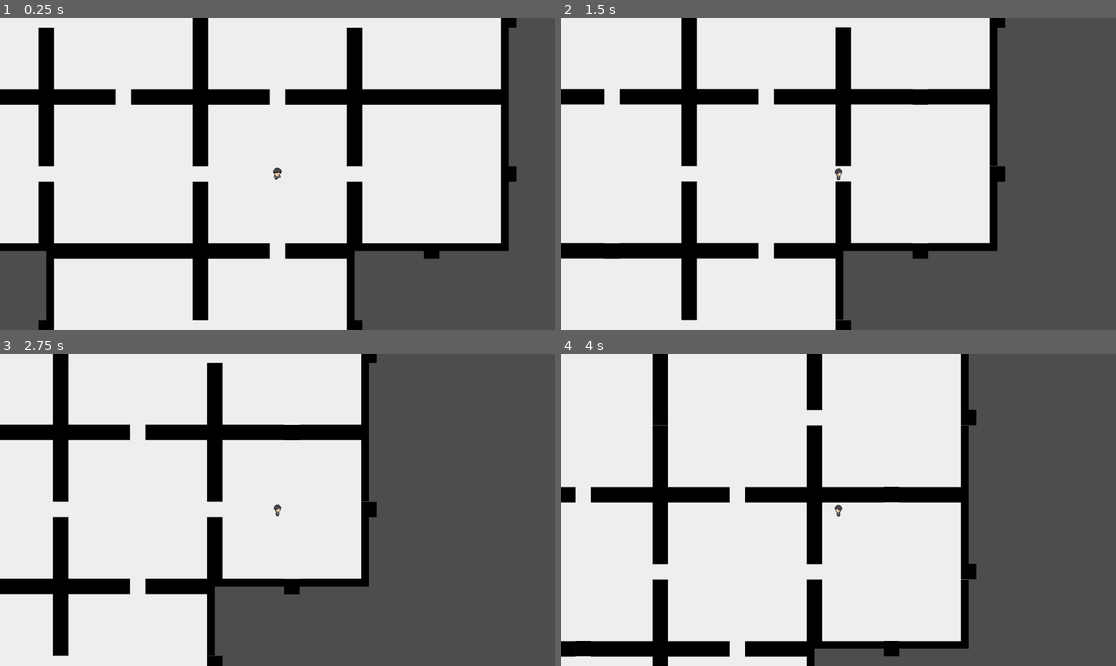
Above: before the commit, frames 1-4 (two rows, left to right).
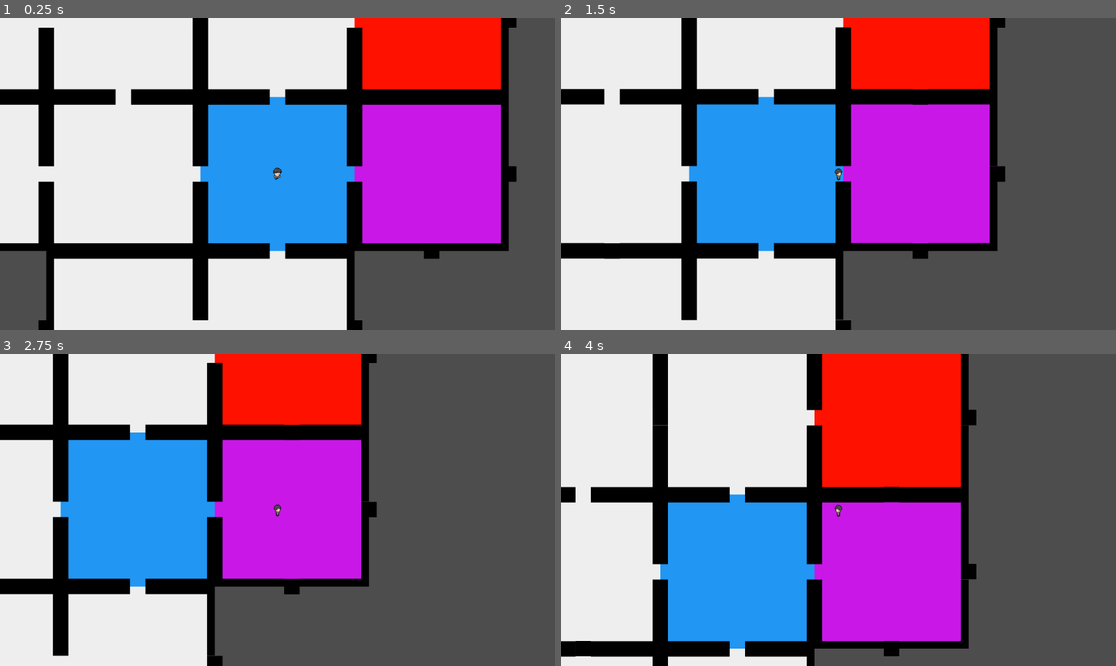
Above: after the commit, the same moments.

Repository: ruibli/Symphony-of-Sin
Game: Godot game, scene res://sos.tscn
Same seed, same stepped clock (60 frames per second), same inputs: the game is played once before the commit and once after it.
Inputs:
- Up to frame 1 (0.25 s): no input
- Up to frame 2 (1.5 s): tap Enter at 0.5 s; hold D (move_right) 0.53-1.28 s; hold Space (attack) 0.53-1.28 s; hold S (move_down) from 1.28 s (still down); tap Space (attack) at 1.35 s
- Up to frame 3 (2.75 s): tap Space (attack) at 2 s; release S (move_down) at 2.03 s; hold D (move_right) from 2.03 s (still down); hold Space (attack) from 2.03 s (still down)
- Up to frame 4 (4 s): release D (move_right) at 2.78 s; release Space (attack) at 2.78 s; hold W (move_up) 2.78-3.53 s; tap Space (attack) at 2.85 s; hold A (move_left) from 3.53 s (still down); hold Space (attack) from 3.53 s (still down)

The runs differ from the first frame. In frame 1, 29% of the frame differs, in the area x 36-91%, y 0-75%; in frame 2, 29%; in frame 3, 28%; in frame 4, 34%, in the area x 17-74%, y 0-95%.

Commit message:
room colors and spawn point

Diff:
--- /dev/null
+++ b/assets/levels/floor.gd
@@ -0,0 +1,18 @@
+extends StaticBody2D
+
+var type = "enemy"
+
+func _ready():
+	if type == "boss":
+		$floor.texture = load("res://assets/levels/castle/castle_boss.png")
+	elif type == "spawn":
+		$floor.texture = load("res://assets/levels/castle/castle_spawn.png")
+	elif type == "lore":
+		$floor.texture = load("res://assets/levels/castle/castle_lore.png")
+	elif type == "shop":
+		$floor.texture = load("res://assets/levels/castle/castle_shop.png")
+	else:
+		$floor.texture = load("res://assets/levels/castle/castle_floor.png")
+
+func _process(_delta):
+	pass
--- a/assets/levels/floor.tscn
+++ b/assets/levels/floor.tscn
@@ -1,8 +1,10 @@
-[gd_scene load_steps=2 format=3 uid="uid://bo02l0cij368f"]
+[gd_scene load_steps=3 format=3 uid="uid://bo02l0cij368f"]
 
 [ext_resource type="Texture2D" uid="uid://dokey8y0d6qst" path="res://assets/levels/castle/castle_floor.png" id="1_dn6k0"]
+[ext_resource type="Script" path="res://assets/levels/floor.gd" id="1_q5gtc"]
 
 [node name="floor" type="StaticBody2D"]
+script = ExtResource("1_q5gtc")
 
-[node name="Sprite2D" type="Sprite2D" parent="."]
+[node name="floor" type="Sprite2D" parent="."]
 texture = ExtResource("1_dn6k0")
--- a/assets/levels/generator.gd
+++ b/assets/levels/generator.gd
@@ -16,6 +16,9 @@
 
 @onready var map_node = $MapNode
 
+func get_spawn():
+	return spawn_point
+
 func new_dungeon():
 	randomize()
 	dungeon = generate(randf_range(-1000, 1000))
@@ -33,39 +36,43 @@
 
 	for i in dungeon.keys():
 		temp = floor_scene.instantiate()
-		map_node.add_child(temp)
 		var c_rooms = dungeon.get(i).connected_rooms
 		if(!boss && dungeon.get(i).number_of_connections == 1):
 			boss = true
+			temp.type = "boss"
 		elif(!spawn && dungeon.get(i).number_of_connections >= 3):
 			spawn = true
+			temp.type = "spawn"
 			spawn_point = i * 320
 		elif(!lore && dungeon.get(i).number_of_connections == 1):
 			lore = true
+			temp.type = "lore"
 		elif(!shop && dungeon.get(i).number_of_connections == 1):
 			shop = true
+			temp.type = "shop"
 		temp.position = i * 320
+		map_node.add_child(temp)
 
 		temp = wall_scene.instantiate()
+		temp.position = i * 320
 		map_node.add_child(temp)
-		temp.position = i * 320
 
 		if(c_rooms.get(Vector2(1, 0)) == null):
 			temp = fill_scene.instantiate()
+			temp.position = i * 320 + Vector2(160, 0)
 			map_node.add_child(temp)
-			temp.position = i * 320 + Vector2(160, 0)
 		if(c_rooms.get(Vector2(-1, 0)) == null):
 			temp = fill_scene.instantiate()
+			temp.position = i * 320 - Vector2(160, 0)
 			map_node.add_child(temp)
-			temp.position = i * 320 - Vector2(160, 0)
 		if(c_rooms.get(Vector2(0, 1)) == null):
 			temp = fill_scene.instantiate()
+			temp.position = i * 320 + Vector2(0, 160)
 			map_node.add_child(temp)
-			temp.position = i * 320 + Vector2(0, 160)
 		if(c_rooms.get(Vector2(0, -1)) == null):
 			temp = fill_scene.instantiate()
+			temp.position = i * 320 - Vector2(0, 160)
 			map_node.add_child(temp)
-			temp.position = i * 320 - Vector2(0, 160)
 
 func generate(room_seed):
 	seed(room_seed)
--- a/sos.gd
+++ b/sos.gd
@@ -1,11 +1,15 @@
 extends Node
 
 @onready var generator = $generator
+@export var nova_scene: PackedScene
 var nova
 
 func _ready():
 	generator.new_dungeon()
-	# nova.position = generator.spawn_point()
+
+	nova = nova_scene.instantiate()
+	nova.position = generator.get_spawn()
+	add_child(nova)
 
 func _process(_delta):
 	pass
--- a/sos.tscn
+++ b/sos.tscn
@@ -6,7 +6,6 @@
 
 [node name="sos" type="Node2D"]
 script = ExtResource("1_mvx2q")
-
-[node name="nova" parent="." instance=ExtResource("1_mjwfh")]
+nova_scene = ExtResource("1_mjwfh")
 
 [node name="generator" parent="." instance=ExtResource("2_8hqw5")]
Binary file added: assets/levels/castle/castle_boss.png
Not shown, added: assets/levels/castle/castle_boss.png.import
Binary file added: assets/levels/castle/castle_lore.png
Not shown, added: assets/levels/castle/castle_lore.png.import
Binary file added: assets/levels/castle/castle_shop.png
Not shown, added: assets/levels/castle/castle_shop.png.import
Binary file added: assets/levels/castle/castle_spawn.png
Not shown, added: assets/levels/castle/castle_spawn.png.import
Not shown: 1 places in assets/levels/room.tscn that only renumber resources
